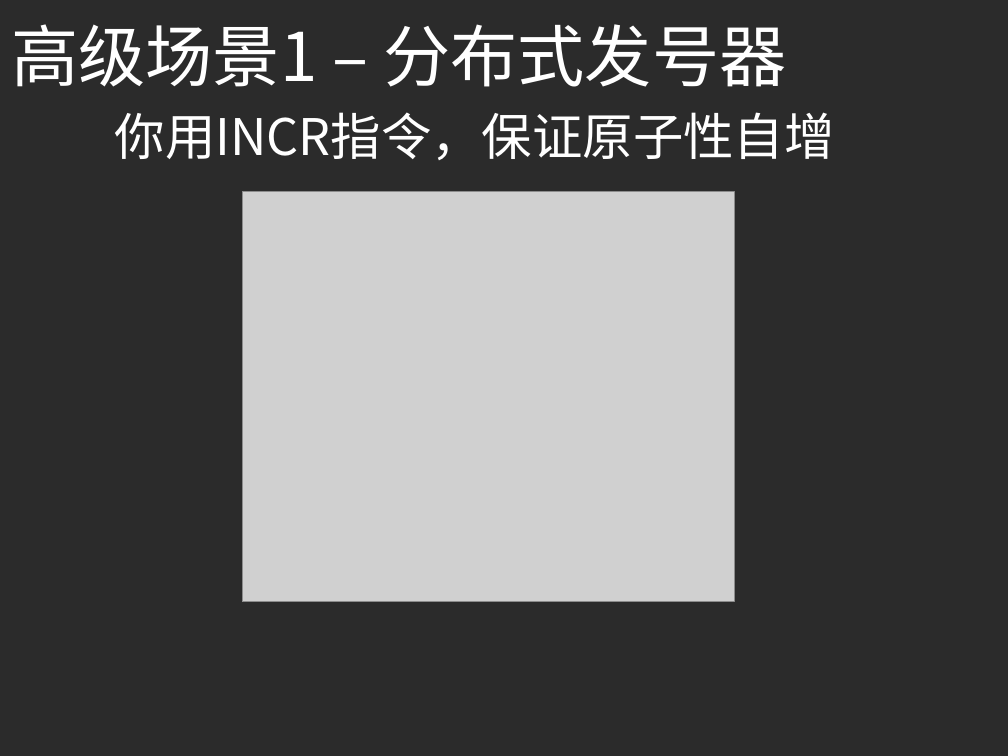
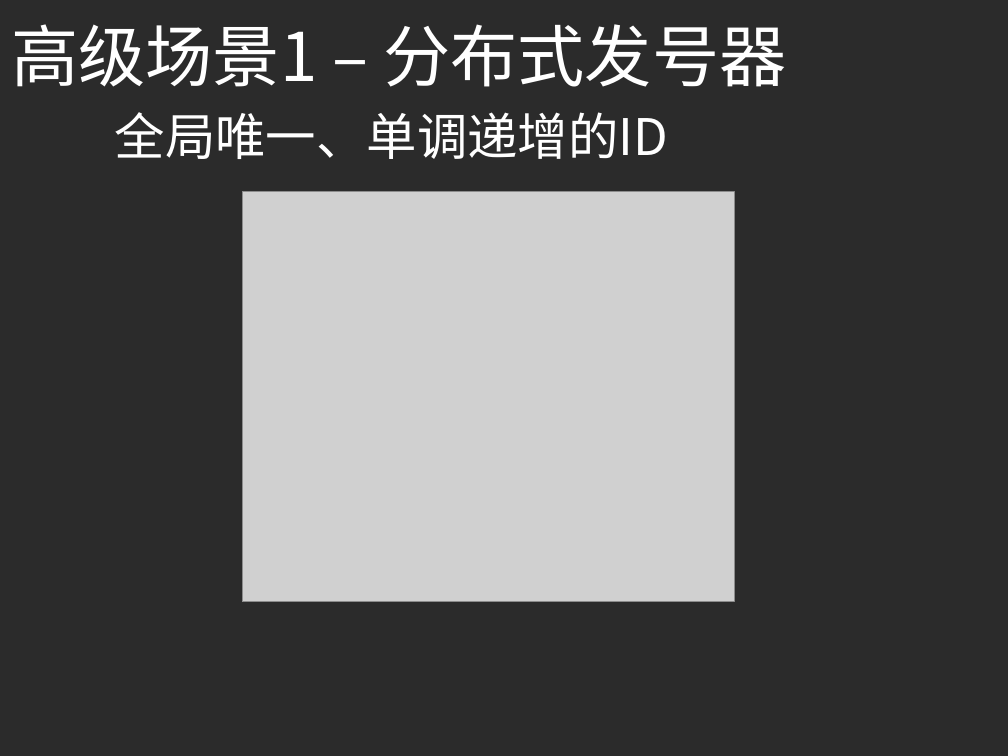
Before and after one commit to yellowb/redis-application-sharing, a slide deck: slide 18 of doc/SD_EP01_Redis_Adv_Application.pptx. Drawn at 1008x756 pixels with LibreOffice and Linux fonts; fonts in the diff are those of the drawing; grey boxes stand for pictures; background and template pictures are left out; a plain dark background stands for a picture behind light text. Boxes give left, top, right and bottom in pixels: in the first picture for what was removed or moved away, otherwise in the second. Text is boxed around its words. In the diff, an @@ line names an element or a change of style, - is before the commit and + after.

Commit message:
add PPT

```diff
--- a/doc/SD_EP01_Redis_Adv_Application.pptx
+++ b/doc/SD_EP01_Redis_Adv_Application.pptx
@@ text at box(115, 112, 668, 159): text changed @@
-你用INCR指令，保证原子性自增
+全局唯一、单调递增的ID
```
Also in this commit, not shown: 7 slides added.
